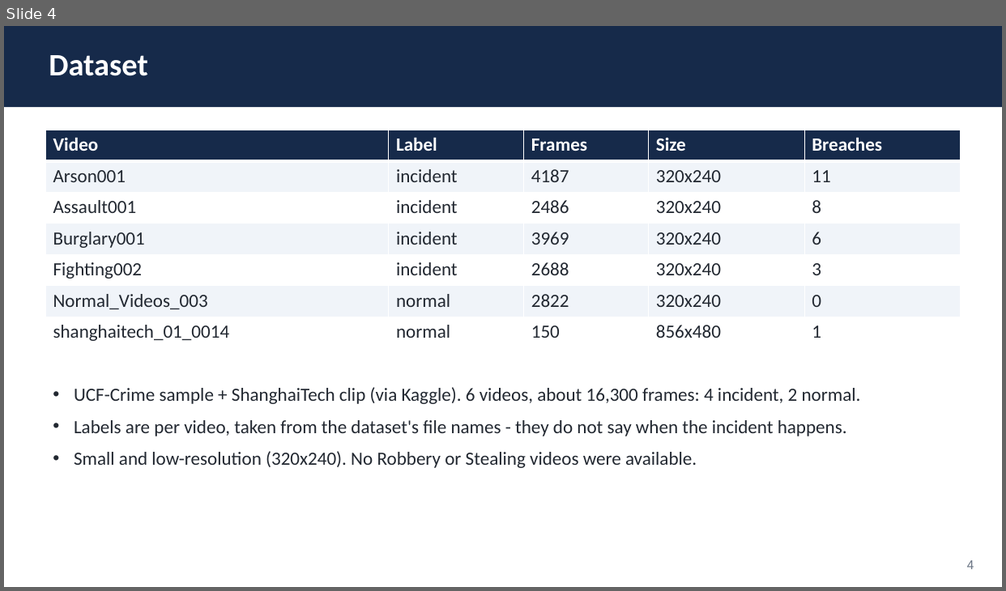
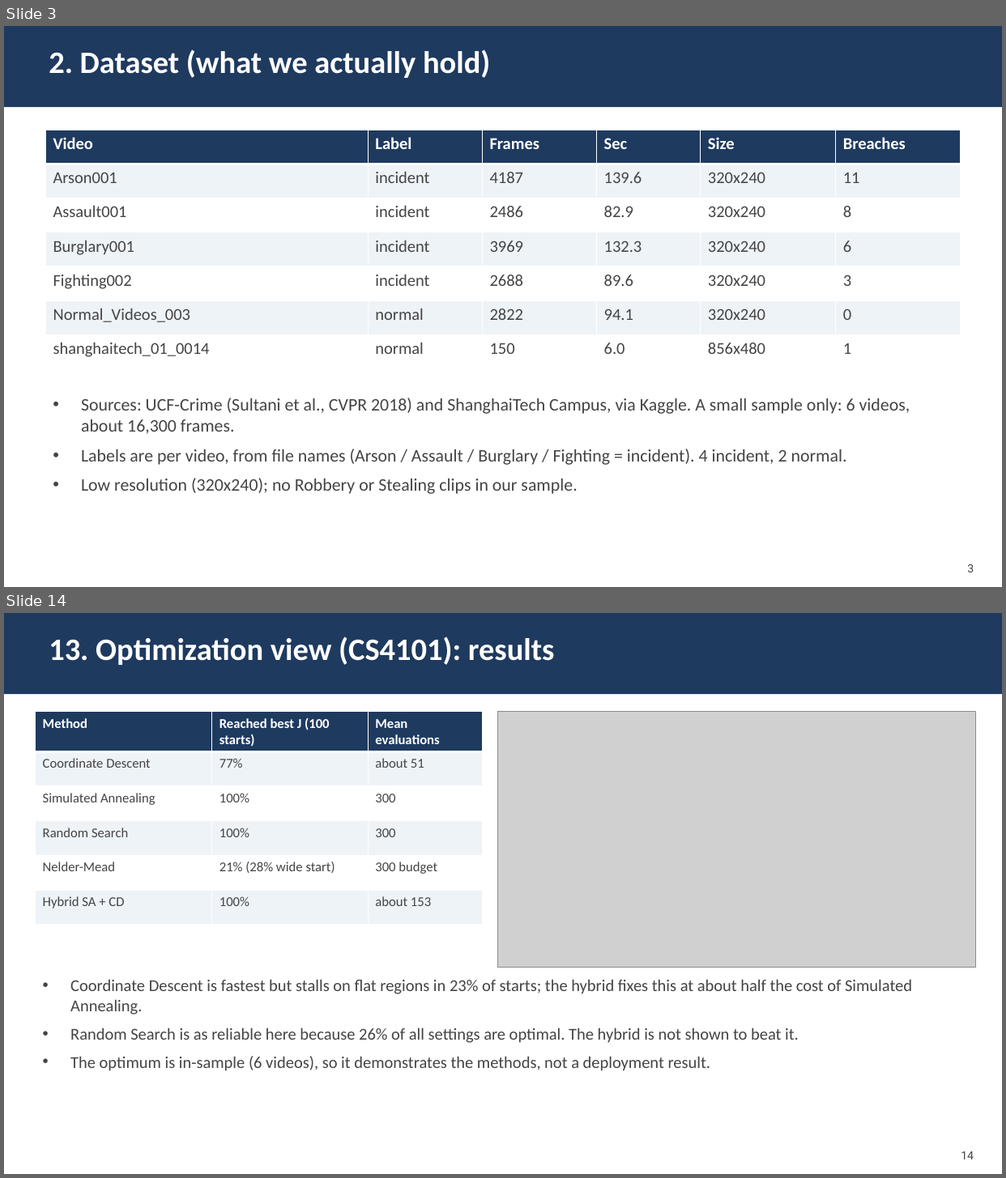
Before and after one commit to Tanya-74/SmartCCTV_Project, a slide deck: report/Final_Presentation.pptx. Shown one above the other, each under a label of ours: slide 4 before the commit, slides 3 and 14 after it; the slides between them are not shown. The pictures are 1006x591 and 1006x1178 pixels, drawn with LibreOffice and Linux fonts; fonts in the diff are those of the drawing; grey boxes stand for pictures. Boxes give left, top, right and bottom in pixels: in the first picture for what was removed or moved away, otherwise in the second. Text is boxed around its words. In the diff, an @@ line names an element or a change of style, - is before the commit and + after.

Commit message:
Add input/output screenshots, pipeline diagram and optimization slides to ML deck and report; fill in student details

```diff
--- a/report/Final_Presentation.pptx
+++ b/report/Final_Presentation.pptx
@@ slide 14 added at [4,613,1002,1174], background #FFFFFF @@
@@ rectangle added at [4,613,1002,694], fill #1F3A5F @@
@@ text added at [49,636,555,665], 30 pt, text #FFFFFF, bold @@
+13. Optimization view (CS4101): results
@@ table added at [36,712,483,920], 6 rows, 3 columns @@
+Method | Reached best J (100 starts) | Mean evaluations
+Coordinate Descent | 77% | about 51
+Simulated Annealing | 100% | 300
+Random Search | 100% | 300
+Nelder-Mead | 21% (28% wide start) | 300 budget
+Hybrid SA + CD | 100% | about 153
@@ picture added at [498,712,977,968] @@
@@ text added at [70,979,912,1071], 16 pt, text #444444 @@
+• Coordinate Descent is fastest but stalls on flat regions in 23% of starts; the hybrid fixes this at about half the cost of Simulated Annealing.
+• Random Search is as reliable here because 26% of all settings are optimal. The hybrid is not shown to beat it.
+• The optimum is in-sample (6 videos), so it demonstrates the methods, not a deployment result.
@@ text added at [961,1152,974,1160], 11 pt, text #444444 @@
+14
@@ what was slide 4 is now slide 3 @@
@@ slide 3 changed as well @@
@@ rectangle at [4,26,1002,107]: fill #162A4A to #1F3A5F @@
@@ text at [49,49,490,78]: text changed @@
-Dataset
+2. Dataset (what we actually hold)
@@ table at [46,130,962,369] @@
+column 4: Sec | 139.6 | 82.9 | 132.3 | 89.6 | 94.1 | 6.0
@@ text at [81,398,910,494]: text changed; size 18 to 17 pt; text colour #222831 to #444444 @@
-• UCF-Crime sample + ShanghaiTech clip (via Kaggle). 6 videos, about 16,300 frames: 4 incident, 2 normal.
-• Labels are per video, taken from the dataset's file names - they do not say when the incident happens.
-• Small and low-resolution (320x240). No Robbery or Stealing videos were available.
+• Sources: UCF-Crime (Sultani et al., CVPR 2018) and ShanghaiTech Campus, via Kaggle. A small sample only: 6 videos, about 16,300 frames.
+• Labels are per video, from file names (Arson / Assault / Burglary / Fighting = incident). 4 incident, 2 normal.
+• Low resolution (320x240); no Robbery or Stealing clips in our sample.
@@ text removed at [967,561,974,570] @@
-4
@@ text added at [967,565,974,573], 11 pt, text #444444 @@
+3
```
Also in this commit, not shown: 7 other slides changed, 6 other slides added, 5 slides removed, 16 other files.
